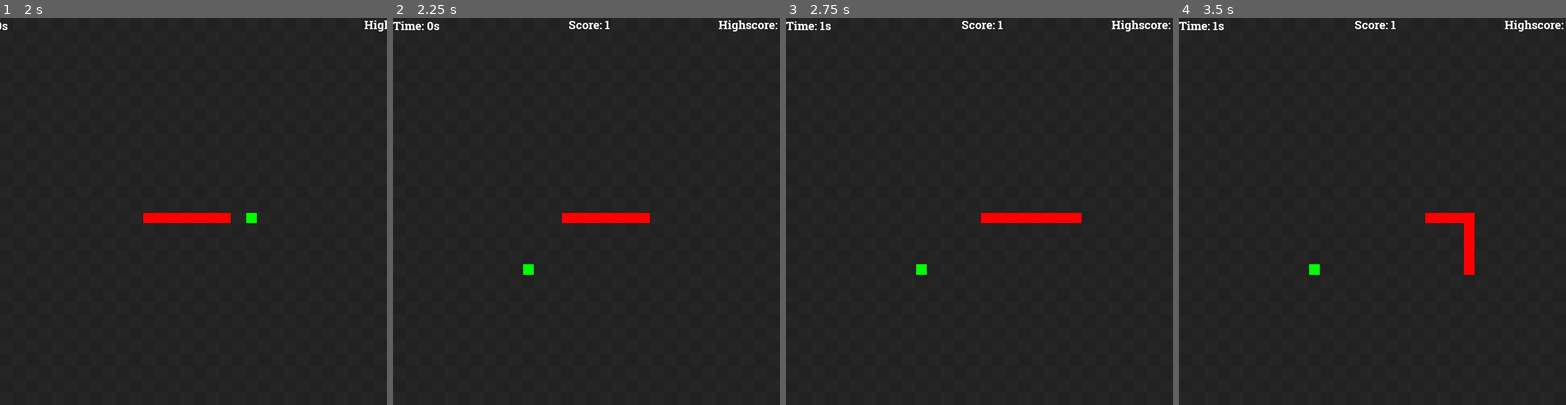
Above: before the commit, frames 1-4 (left to right).
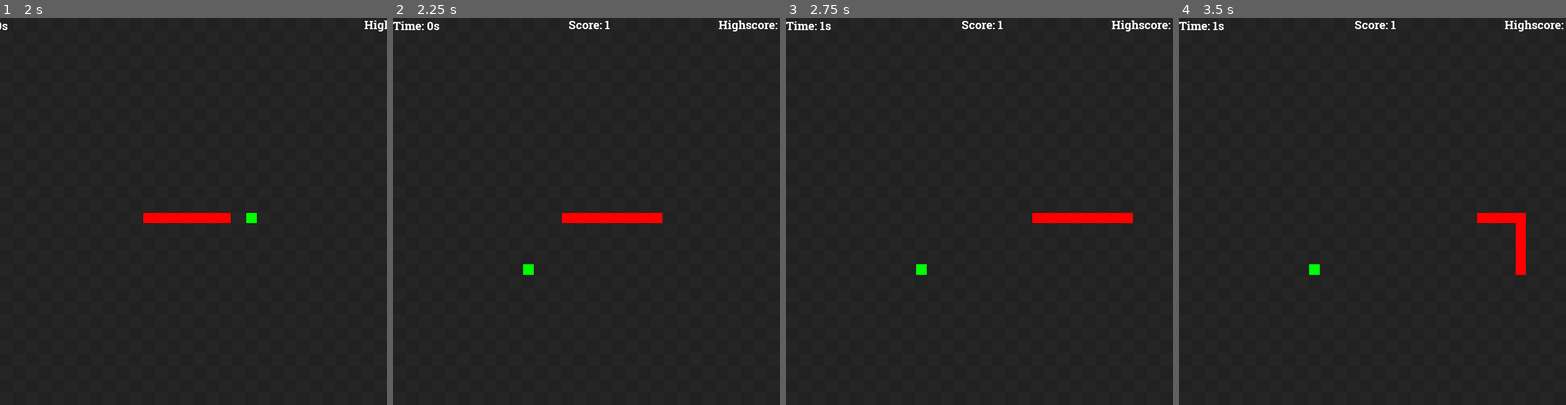
Above: after the commit, the same moments.

Repository: vesk4000/Godol-Snake
Game: Godot game, scene res://Level.tscn
Same seed, same stepped clock (60 frames per second), same inputs: the game is played once before the commit and once after it.
Inputs (mouse positions are in pixels of both pictures, inside the frame that each line leads up to):
- Up to frame 1 (2 s): click "Play" at 0.5 s; click "Play" at 1.25 s
- Up to frame 2 (2.25 s): move the mouse to (671, 192) at 2.02 s; hold Right (ui_right) from 2.03 s (still down); hold Shift (sprint, bound only after the commit) from 2.03 s (still down)
- Up to frame 3 (2.75 s): keep holding Right (ui_right); keep holding Shift (sprint, bound only after the commit)
- Up to frame 4 (3.5 s): move the mouse to (1295, 230) at 2.77 s; release Right (ui_right) at 2.78 s; release Shift (sprint, bound only after the commit) at 2.78 s; hold Down (ui_down) from 2.78 s (still down); tap Shift (sprint, bound only after the commit) at 2.85 s

Frame 1 is identical in both runs. In frame 2, less than 0.1% of the frame differs, in the area x 66-70%, y 50-53%; in frame 3, 0.7%; in frame 4, 1.4%, in the area x 63-90%, y 50-67%.

Commit message:
Implemented Sprinting

Diff:
--- a/Godol' Snake/SnakeHead.gd
+++ b/Godol' Snake/SnakeHead.gd
@@ -15,7 +15,11 @@
 var old_direction = direction
 
 # FPS
-var movement_fps = 10
+var movement_fps = 10 setget _set_movement_fps
+func _set_movement_fps(_new_movement_fps):
+	movement_fps = _new_movement_fps
+	move_frames_per_forced_frame = round(forced_fps / _new_movement_fps)
+
 var forced_fps = 100
 var move_frames_per_forced_frame = round(forced_fps / movement_fps)
 var fps_counter = 0
@@ -59,8 +63,14 @@
 		get_parent().get_parent().get_node("GUI/HUD/Time").text = \
 				"Time: " + str(int(time)) + "s"
 
-	# Handle direction
+	# Handle Direction
 	_set_direction()
+
+	# Handle Sprinting
+	if Input.is_action_pressed("sprint"):
+		self.movement_fps = 20
+	else:
+		self.movement_fps = 10
 
 	# Move the snake
 	fps_counter += 1
--- a/Godol' Snake/project.godot
+++ b/Godol' Snake/project.godot
@@ -39,6 +39,14 @@
 window/stretch/mode="2d"
 window/stretch/aspect="keep"
 
+[input]
+
+sprint={
+"deadzone": 0.5,
+"events": [ Object(InputEventKey,"resource_local_to_scene":false,"resource_name":"","device":0,"alt":false,"shift":false,"control":false,"meta":false,"command":false,"pressed":false,"scancode":16777237,"unicode":0,"echo":false,"script":null)
+ ]
+}
+
 [rendering]
 
 environment/default_environment="res://default_env.tres"
